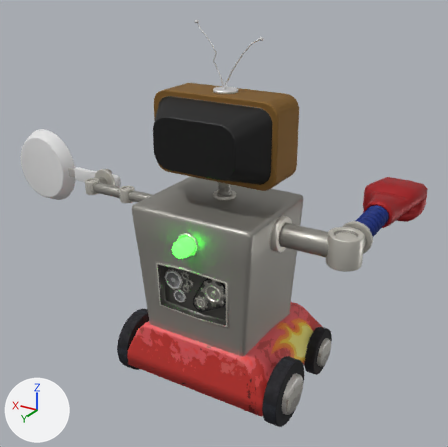
The FBX model Unity Game Folder/Assets/Robot/Model/Robot.fbx: old version first, new version second.
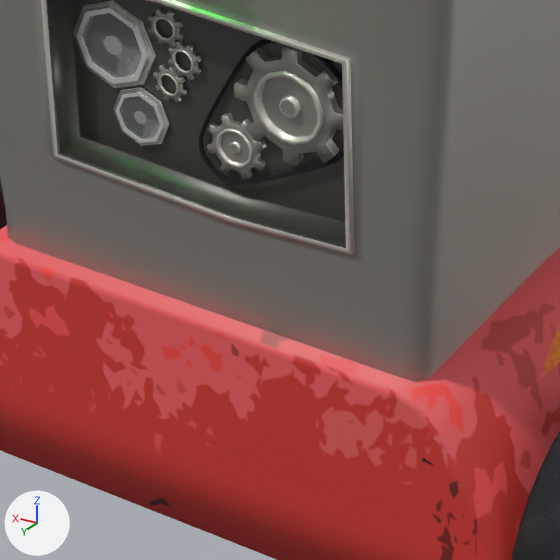
Each version appears first whole from a camera (50 mm lens) standing at (-0.246, 0.401, 0.215) and looking at (0.028, -0.056, -0.014), and next in a close-up on the part from 33% to 61% of the width and 60% to 89% of the height. The axes (+X, +Y, +Z) are drawn at lower left. The lights are the same throughout. Where no turn or scale is listed for an object, it has been applied to the vertices.

Names of what the first close-up shows: 'Dish Washer', 'Dishwasher Gears', 'Lawnmower', 'Lawnmower Wheels'.
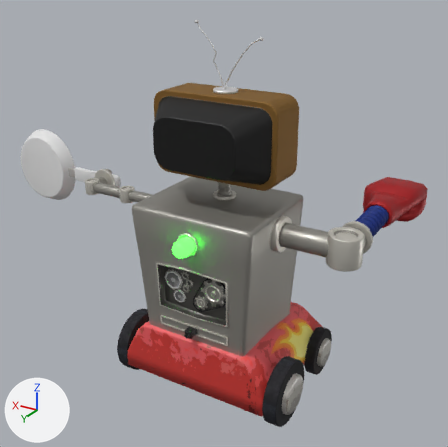
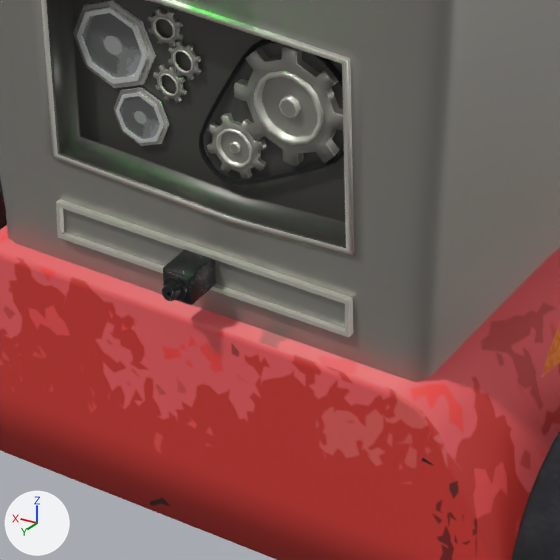
Commit message: laser frying pan (wip).

What changed in the scene script:
```text
Add img_laser_texture_2_text_png:
    img_laser_texture_2_text_png = load_image('Laser_Texture_2_Text.png', '../../Models/Models FBX/Traps/FryingPan/Laser_Texture_2_Text.png', 1200, 800, 'sRGB')
Add mat_material:
    mat_material = principled_material('Material')
    mat_material.texture = img_laser_texture_2_text_png
Add me_cube_006:
    me_cube_006.from_pydata(...)  # 36 vertices, 34 faces; spans x -0.0324..0.0324, y 0.0..0.0016, z -0.0039..0.0039
    # faces by material slot: [10, 24]
    me_cube_006.materials.append(mat_dishwasher_body)  # grey #9c9a93
    me_cube_006.materials.append(mat_dishwasher_parts)  # light grey #d4d1c7
Add me_cube_012:
    me_cube_012.from_pydata(...)  # 366 vertices, 352 faces; spans x -0.00309..0.00309, y -0.00469..0.00631, z -0.00309..0.00309
    me_cube_012.materials.append(mat_material)  # picture img_laser_texture_2_text_png
Add ob_laser_slider:
    ob_laser_slider = bpy.data.objects.new('Laser Slider', me_cube_006)
    ob_laser_slider.location = (-0.0016, 0.0421, -0.0656)
Add ob_laser:
    ob_laser = bpy.data.objects.new('Laser', me_cube_012)
    ob_laser.location = (-0.0016, 0.0474, -0.0656)
```

What differs and where, as boxes [x1, y1, x2, y2] in the close-ups (560 x 560 px):
'Laser Slider', added: after [56, 199, 354, 337]
    faces in mat_dishwasher_body (grey #9c9a93): [63, 209, 345, 328]
    faces in mat_dishwasher_parts (light grey #d4d1c7): [56, 199, 354, 337]
'Laser', added (black): after [162, 250, 216, 305]
